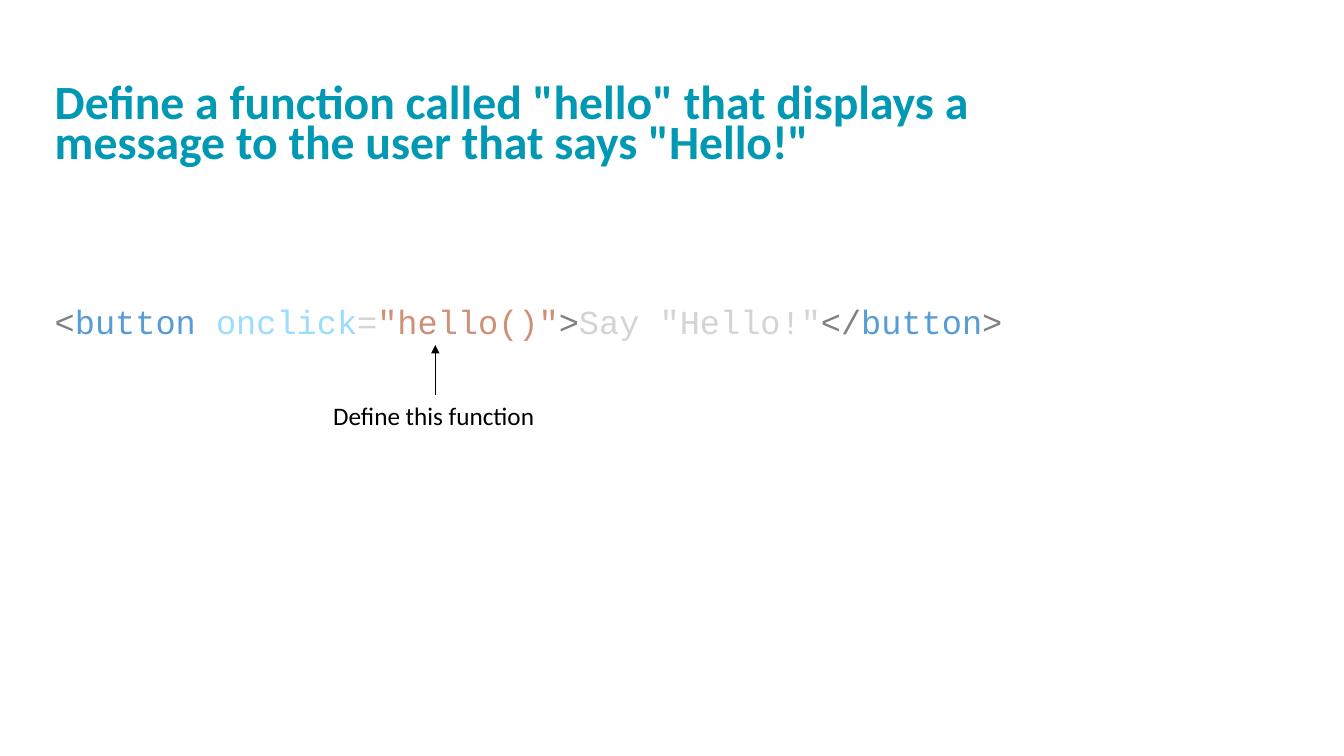
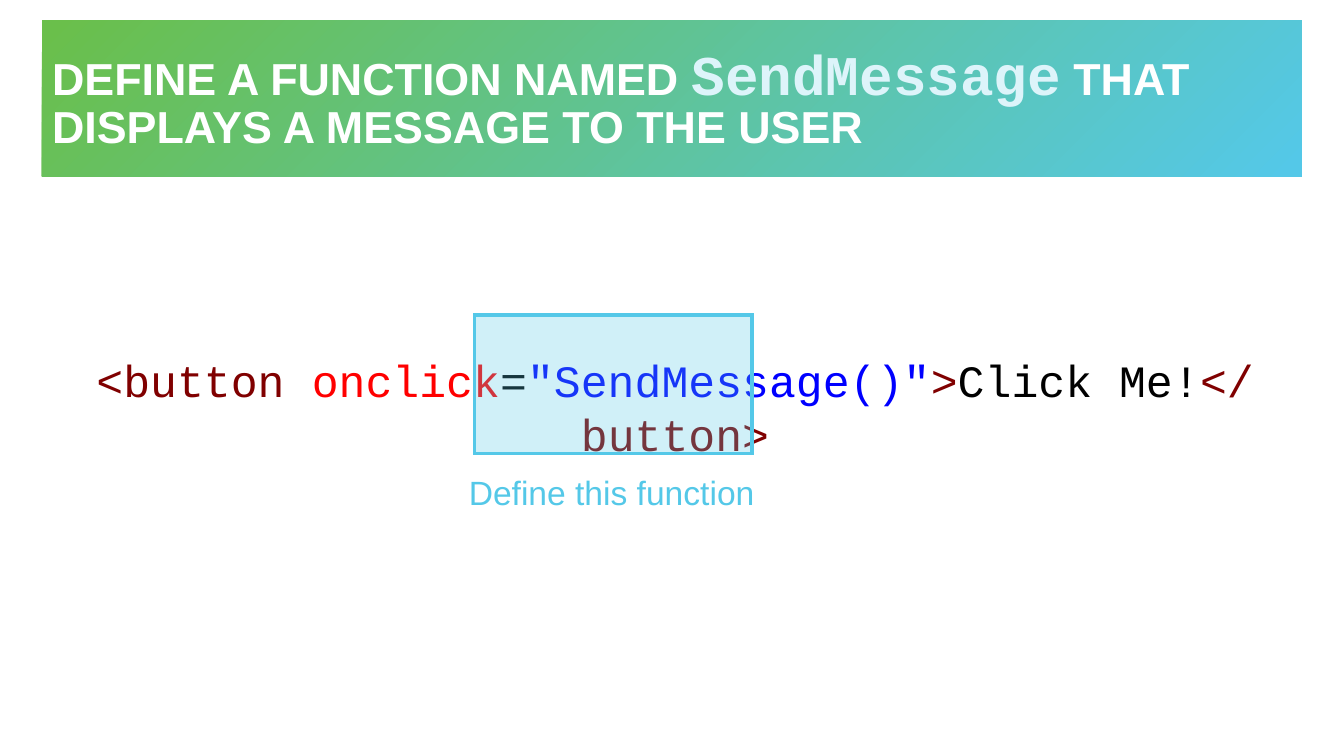
Before and after one commit to hytechclub/web-102, a slide deck: slide 10 of Week04/Review.pptx. Drawn at 1344x756 pixels with LibreOffice and Linux fonts; fonts in the diff are those of the drawing; background and template pictures are left out. Boxes give left, top, right and bottom in pixels: in the first picture for what was removed or moved away, otherwise in the second. Text is boxed around its words. In the diff, an @@ line names an element or a change of style, - is before the commit and + after.

```diff
--- a/Week04/Review.pptx
+++ b/Week04/Review.pptx
@@ title "DEFINE A FUNCTION NAMED SendMessage ...": place and size @@
-title "DEFINE A FUNCTION NAMED SendMessage ..." at [55, 85, 969, 167]
+title "DEFINE A FUNCTION NAMED SendMessage ..." at [42, 20, 1303, 176]
@@ title "DEFINE A FUNCTION NAMED SendMessage ..." at [42, 20, 1303, 176]: vertical alignment top to middle; fill none to gradient #6ABF4B to #54C8E8 @@
@@ title at [52, 54, 1189, 144]: text changed; size 34.1 to 32 pt; font Calibri to Arial; text colour #0098B2 to #FFFFFF @@
-Define a function called "hello" that displays a message to the user that says "Hello!"
+DEFINE A FUNCTION NAMED SendMessage THAT DISPLAYS A MESSAGE TO THE USER
@@ rectangle added at [475, 315, 752, 454], fill #54C8E8 at 27% opacity, outline #54C8E8 2.5 pt @@
@@ arrow removed from (436, 395) to (436, 345) @@
@@ text at [96, 365, 1254, 464]: text changed; size 24 to 32 pt; text colour #569CD6 to #800000 @@
-<button onclick="hello()">Say "Hello!"</button>
+<button onclick="SendMessage()">Click Me!</button>
@@ text "Define this function": place and size @@
-text "Define this function" at [333, 407, 534, 426]
+text "Define this function" at [469, 480, 755, 506]
@@ text "Define this function" at [469, 480, 755, 506]: size 18 to 24 pt, font Calibri to Arial, text colour #000000 to #54C8E8; line spacing 1 to 0.9; more space between paragraphs @@
```
Also in this commit, not shown: 10 other slides changed, 3 slides added, 3 slides removed, 4 other files.
